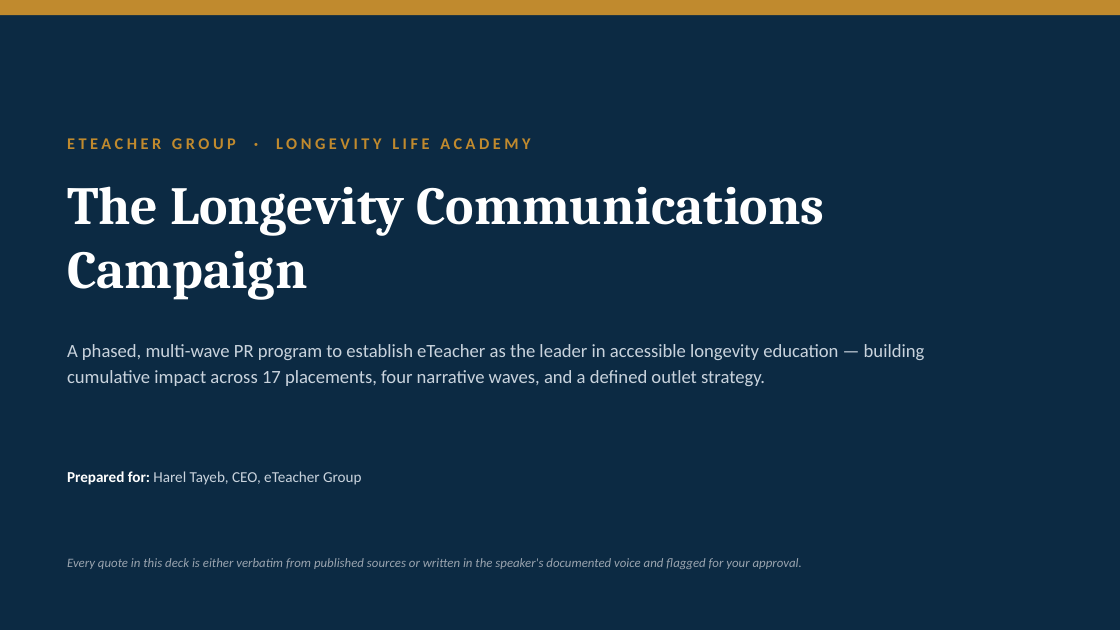
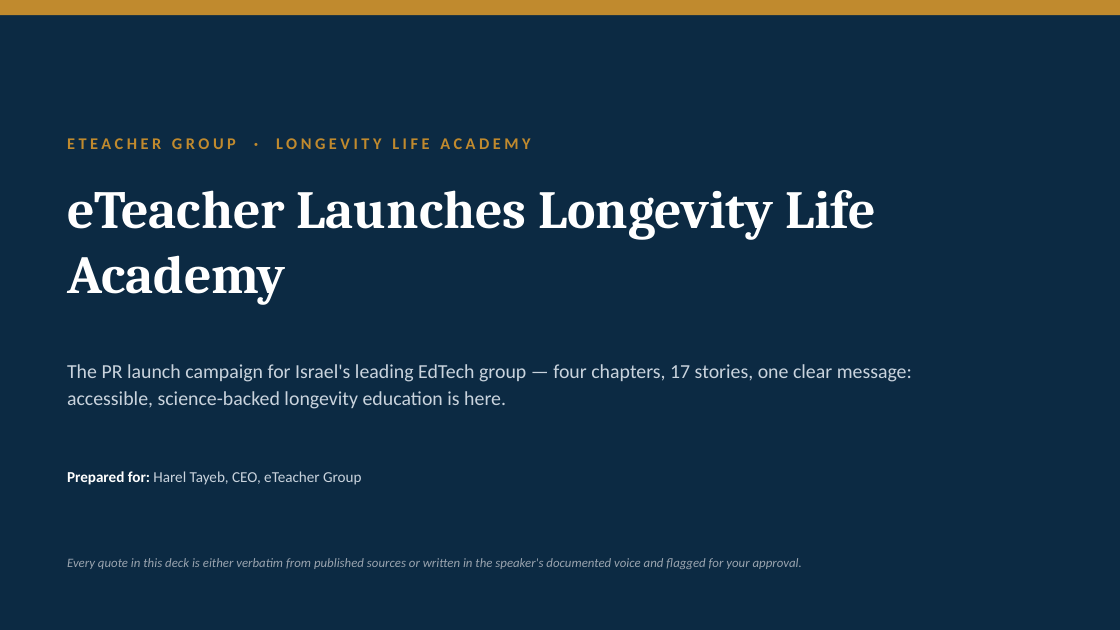
Before and after one commit to gitteromri-ux/eteacher-longevity-pr-campaign, a slide deck: slide 1 of eTeacher_Longevity_PR_Campaign.pptx. Drawn at 1120x630 pixels with LibreOffice and Linux fonts; fonts in the diff are those of the drawing. Boxes give left, top, right and bottom in pixels: in the first picture for what was removed or moved away, otherwise in the second. Text is boxed around its words. In the diff, an @@ line names an element or a change of style, - is before the commit and + after.

Commit message:
Bolder launch messaging: clearer cover, CHAPTER N OF 4 labels, bigger bold headlines + angle lines, simplified wave titles/subtitles

```diff
--- a/eTeacher_Longevity_PR_Campaign.pptx
+++ b/eTeacher_Longevity_PR_Campaign.pptx
@@ text at [67, 190, 876, 305]: text changed @@
-The Longevity Communications Campaign
+eTeacher Launches Longevity Life Academy
@@ text at [67, 364, 912, 409]: text changed; size 16 to 17 pt @@
-A phased, multi-wave PR program to establish eTeacher as the leader in accessible longevity education — building cumulative impact across 17 placements, four narrative waves, and a defined outlet strategy.
+The PR launch campaign for Israel's leading EdTech group — four chapters, 17 stories, one clear message: accessible, science-backed longevity education is here.
```
Also in this commit, not shown: 21 other slides changed.
